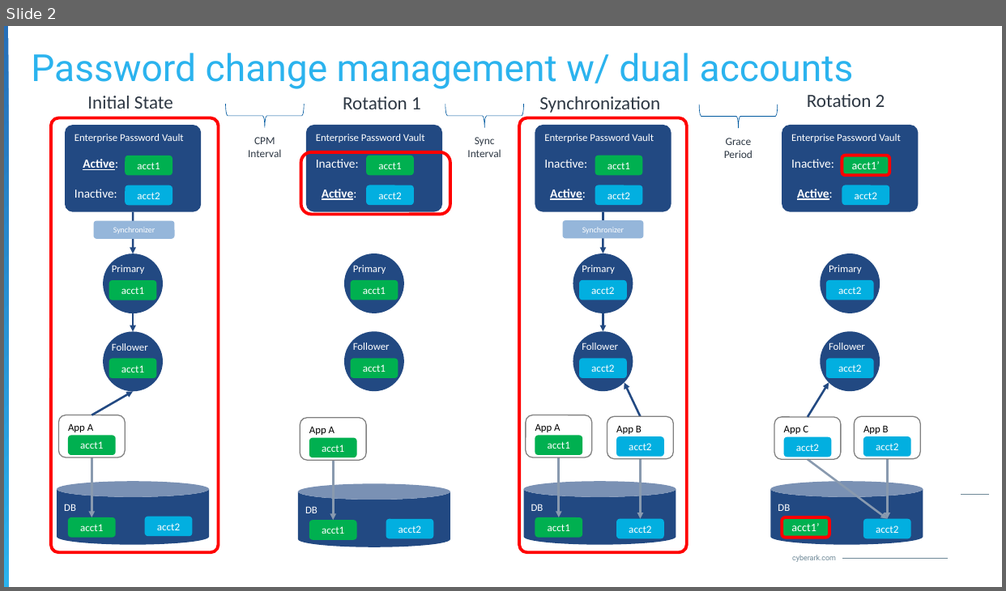
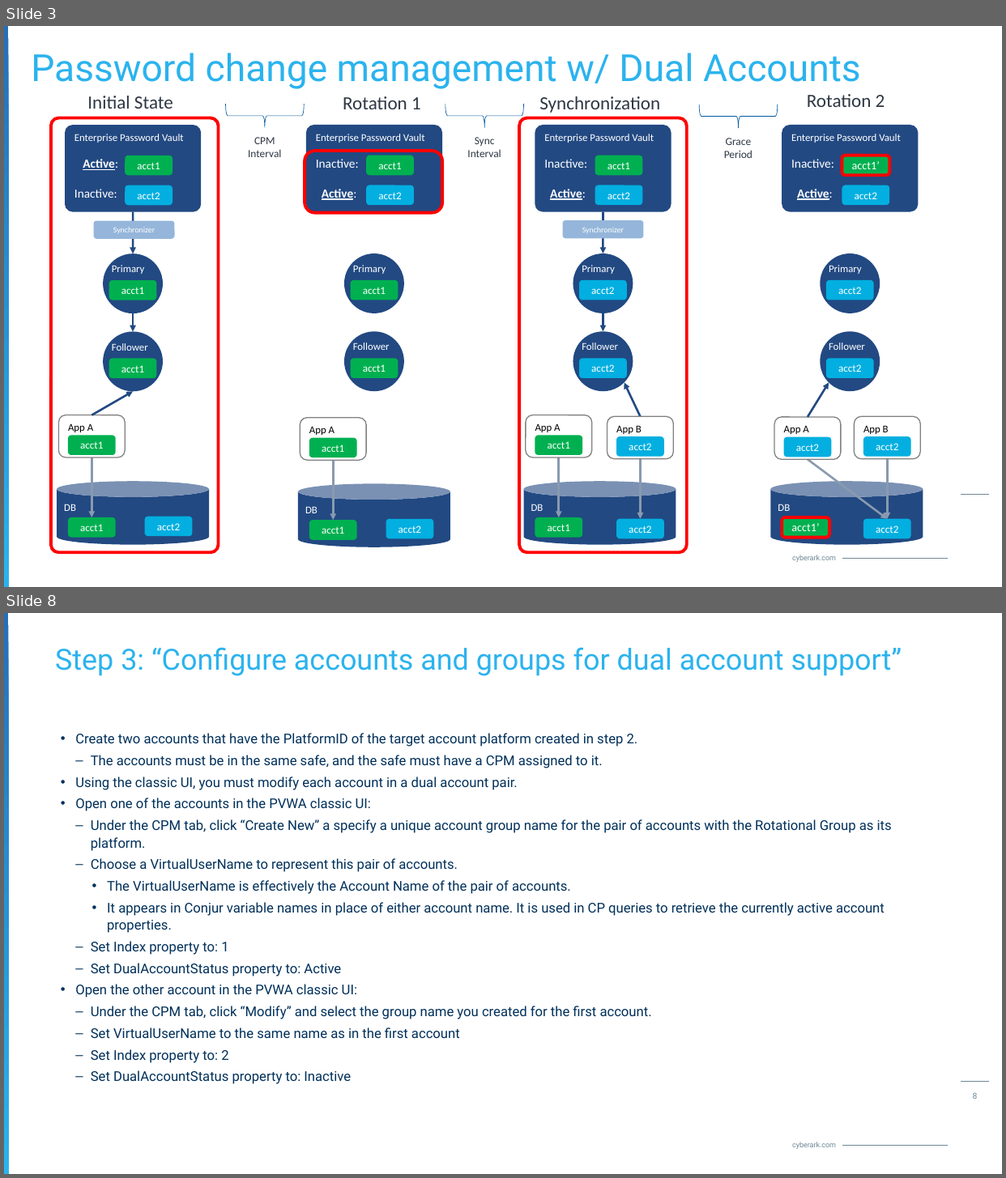
Before and after one commit to jodyhuntatx/cybrsm-demos, a slide deck: DUAL_ACCOUNTS_demo/DualAccounts-Explained-230814JH.pptx. Shown one above the other, each under a label of ours: slide 2 before the commit, slides 3 and 8 after it; the slides between them are not shown. The pictures are 1006x591 and 1006x1178 pixels, drawn with LibreOffice and Linux fonts; fonts in the diff are those of the drawing; background and template pictures are left out. Boxes give left, top, right and bottom in pixels: in the first picture for what was removed or moved away, otherwise in the second. Text is boxed around its words. In the diff, an @@ line names an element or a change of style, - is before the commit and + after.

```diff
--- a/DUAL_ACCOUNTS_demo/DualAccounts-Explained-230814JH.pptx
+++ b/DUAL_ACCOUNTS_demo/DualAccounts-Explained-230814JH.pptx
@@ slide 8 added at (x1=4, y1=613, x2=1002, y2=1174), background #FFFFFF; not listed: 4 template elements that a slide beside it also shows @@
@@ title added at (x1=55, y1=647, x2=902, y2=676), 28 pt, text gradient #2BB3EE to #266FB8 @@
+Step 3: “Configure accounts and groups for dual account support”
@@ text added at (x1=75, y1=733, x2=892, y2=1084), 13 pt, text #00305A @@
+• Create two accounts that have the PlatformID of the target account platform created in step 2.
+  – The accounts must be in the same safe, and the safe must have a CPM assigned to it.
+• Using the classic UI, you must modify each account in a dual account pair.
+• Open one of the accounts in the PVWA classic UI:
+  – Under the CPM tab, click “Create New” a specify a unique account group name for the pair of accounts with the Rotational Group as its platform.
+  – Choose a VirtualUserName to represent this pair of accounts.
+    • The VirtualUserName is effectively the Account Name of the pair of accounts.
+    • It appears in Conjur variable names in place of either account name. It is used in CP queries to retrieve the currently active account properties.
+  – Set Index property to: 1
+  – Set DualAccountStatus property to: Active
+• Open the other account in the PVWA classic UI:
+  – Under the CPM tab, click “Modify” and select the group name you created for the first account.
+  – Set VirtualUserName to the same name as in the first account
+  – Set Index property to: 2
+  – Set DualAccountStatus property to: Inactive
@@ page number added at (x1=973, y1=1093, x2=978, y2=1099), 8 pt, text #6E8897 @@
+8
@@ what was slide 2 is now slide 3 @@
@@ slide 3 changed as well @@
@@ title at (x1=31, y1=53, x2=861, y2=89): text changed @@
-Password change management w/ dual accounts
+Password change management w/ Dual Accounts
@@ rounded rectangle resized from (x1=301, y1=152, x2=450, y2=215) to (x1=305, y1=151, x2=443, y2=213) @@
@@ text in rounded rectangle at (x1=784, y1=425, x2=808, y2=434): text changed @@
-App C
+App A
```
Also in this commit, not shown: 1 other slide changed, 7 other slides added, 1 slide removed, 26 other files.
